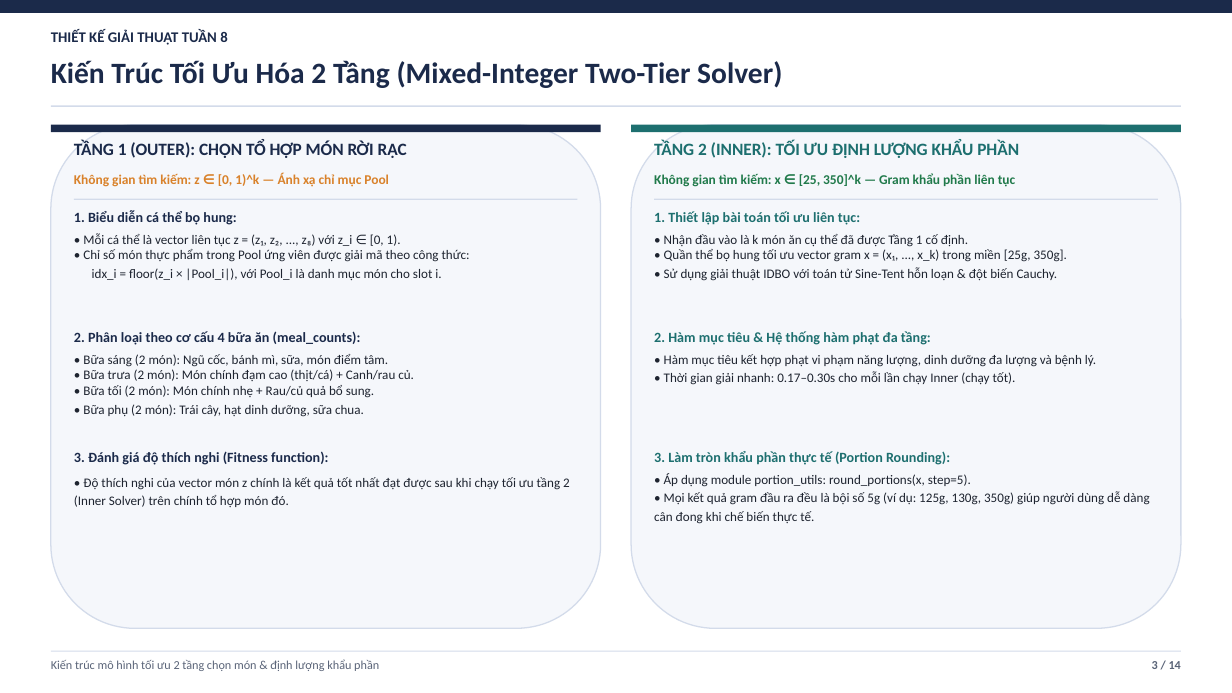
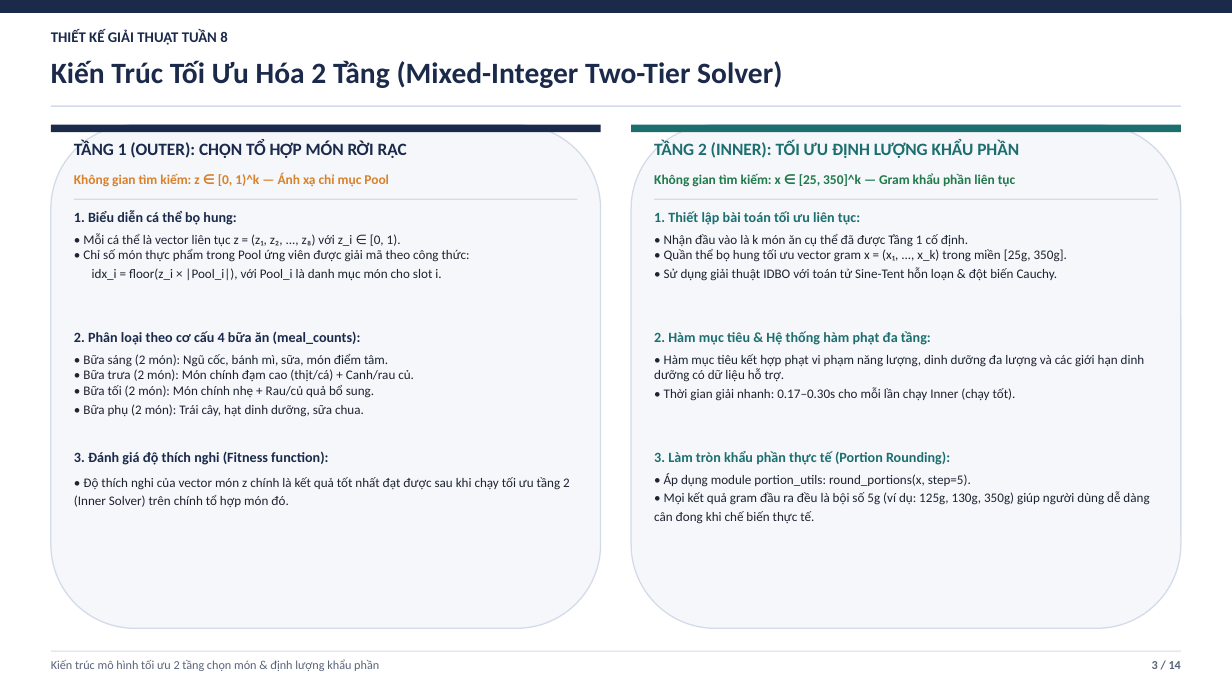
Before and after one commit to duylequang2303/DBO_heathcare, a slide deck: slide 3 of docs/slides/Slide_Bao_Cao_Tuan_8_9_DBO_IDBO.pptx. Drawn at 1232x693 pixels with LibreOffice and Linux fonts; fonts in the diff are those of the drawing. Boxes give left, top, right and bottom in pixels: in the first picture for what was removed or moved away, otherwise in the second. Text is boxed around its words. In the diff, an @@ line names an element or a change of style, - is before the commit and + after.

```diff
--- a/docs/slides/Slide_Bao_Cao_Tuan_8_9_DBO_IDBO.pptx
+++ b/docs/slides/Slide_Bao_Cao_Tuan_8_9_DBO_IDBO.pptx
@@ text at (654,354,1145,401): text changed @@
-• Hàm mục tiêu kết hợp phạt vi phạm năng lượng, dinh dưỡng đa lượng và bệnh lý.
-• Thời gian giải nhanh: 0.17–0.30s cho mỗi lần chạy Inner (chạy tốt).
+• Hàm mục tiêu kết hợp phạt vi phạm năng lượng, dinh dưỡng đa lượng và các giới hạn dinh dưỡng có dữ liệu hỗ trợ.
+• Thời gian giải nhanh: 0.17–0.30s cho mỗi lần chạy Inner (chạy tốt).
```
Also in this commit, not shown: 3 other slides changed, 2 other files.
